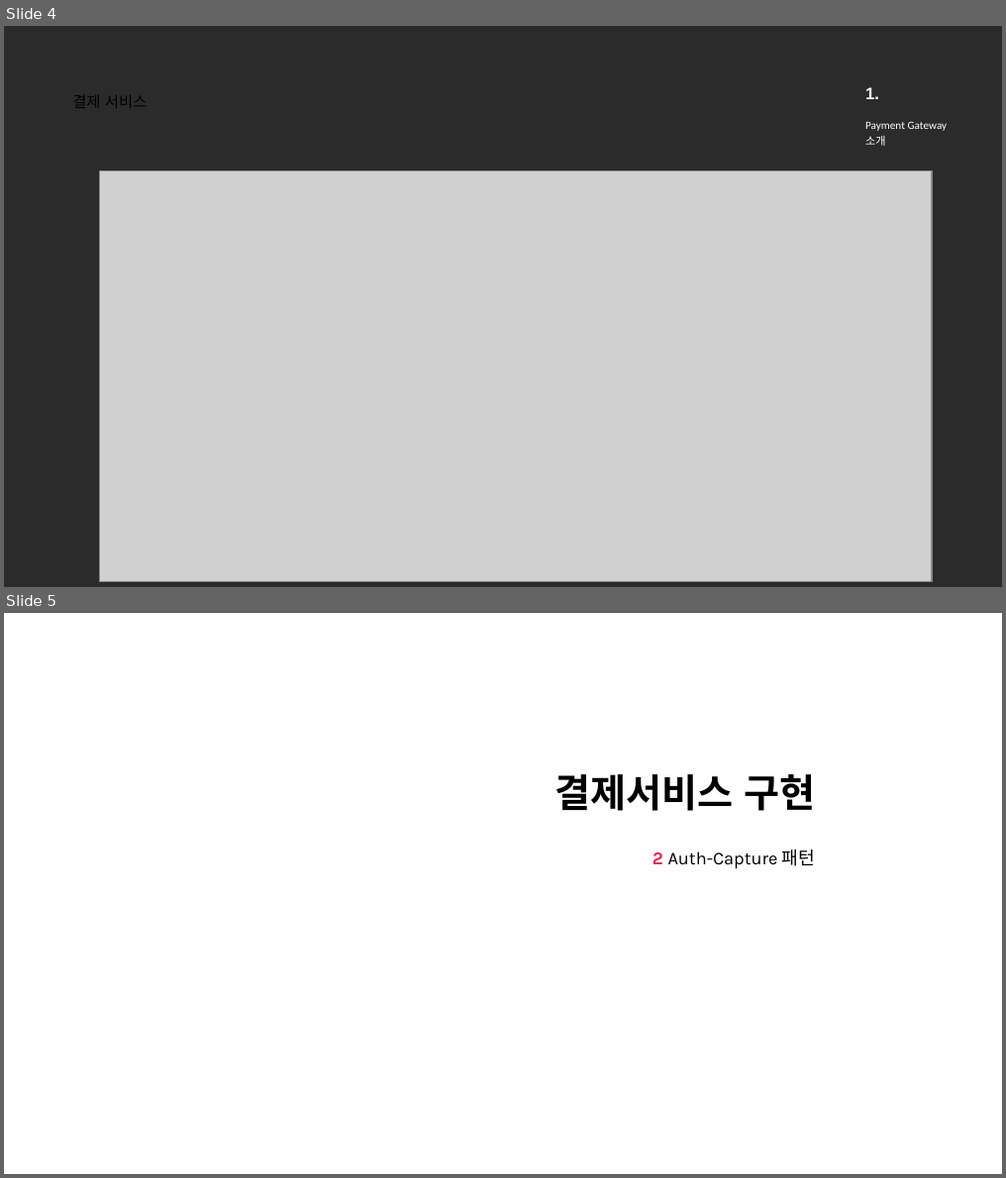
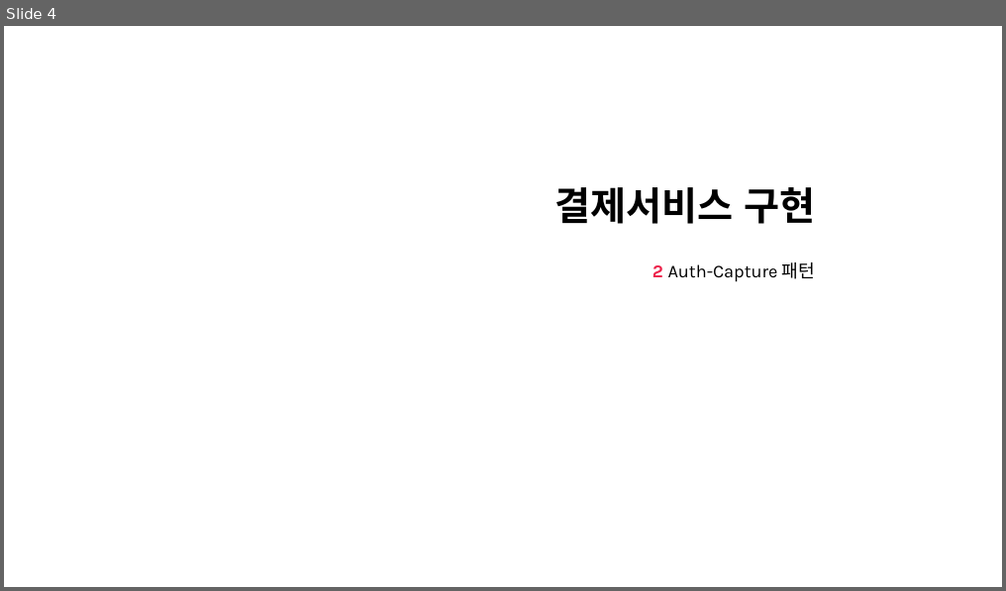
Before and after one commit to nayasis/fastcampus-hyper-webflux, a slide deck: 99.ppt/[Ch4-7. 결제 서비스 구현.pptx. Shown one above the other, each under a label of ours: slides 4 and 5 before the commit, slide 4 after it. The pictures are 1006x1178 and 1006x591 pixels, drawn with LibreOffice and Linux fonts; fonts in the diff are those of the drawing; grey boxes stand for pictures; background and template pictures are left out; a plain dark background stands for a picture behind light text. Boxes give left, top, right and bottom in pixels: in the first picture for what was removed or moved away, otherwise in the second. Text is boxed around its words. In the diff, an @@ line names an element or a change of style, - is before the commit and + after.

```diff
--- a/99.ppt/[Ch4-7. 결제 서비스 구현.pptx
+++ b/99.ppt/[Ch4-7. 결제 서비스 구현.pptx
@@ slide 4 removed at (4, 26, 1002, 587), background picture (left out) @@
@@ title removed at (72, 95, 148, 108) @@
-결제 서비스
@@ text removed at (865, 87, 879, 99) @@
-  1.
@@ text removed at (865, 121, 947, 146) @@
-  Payment Gateway
-  소개
@@ picture removed at (100, 171, 932, 581) @@
@@ what was slide 5 is now slide 4 @@
```
Also in this commit, not shown: 3 slides changed, 8 slides added.
